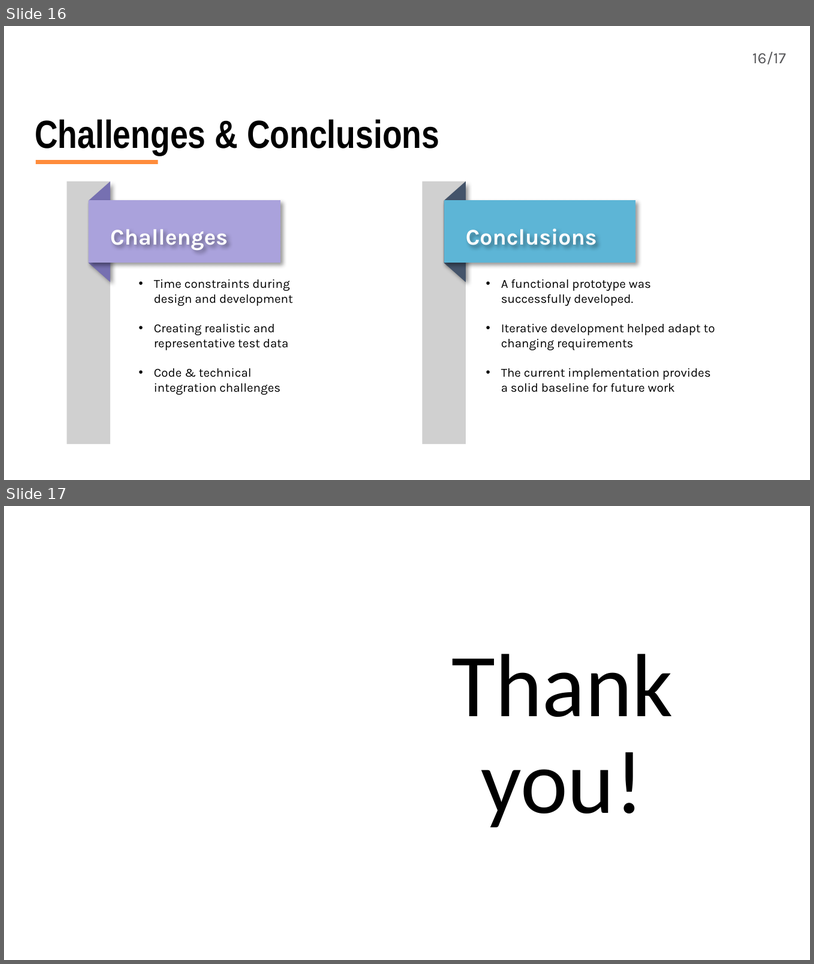
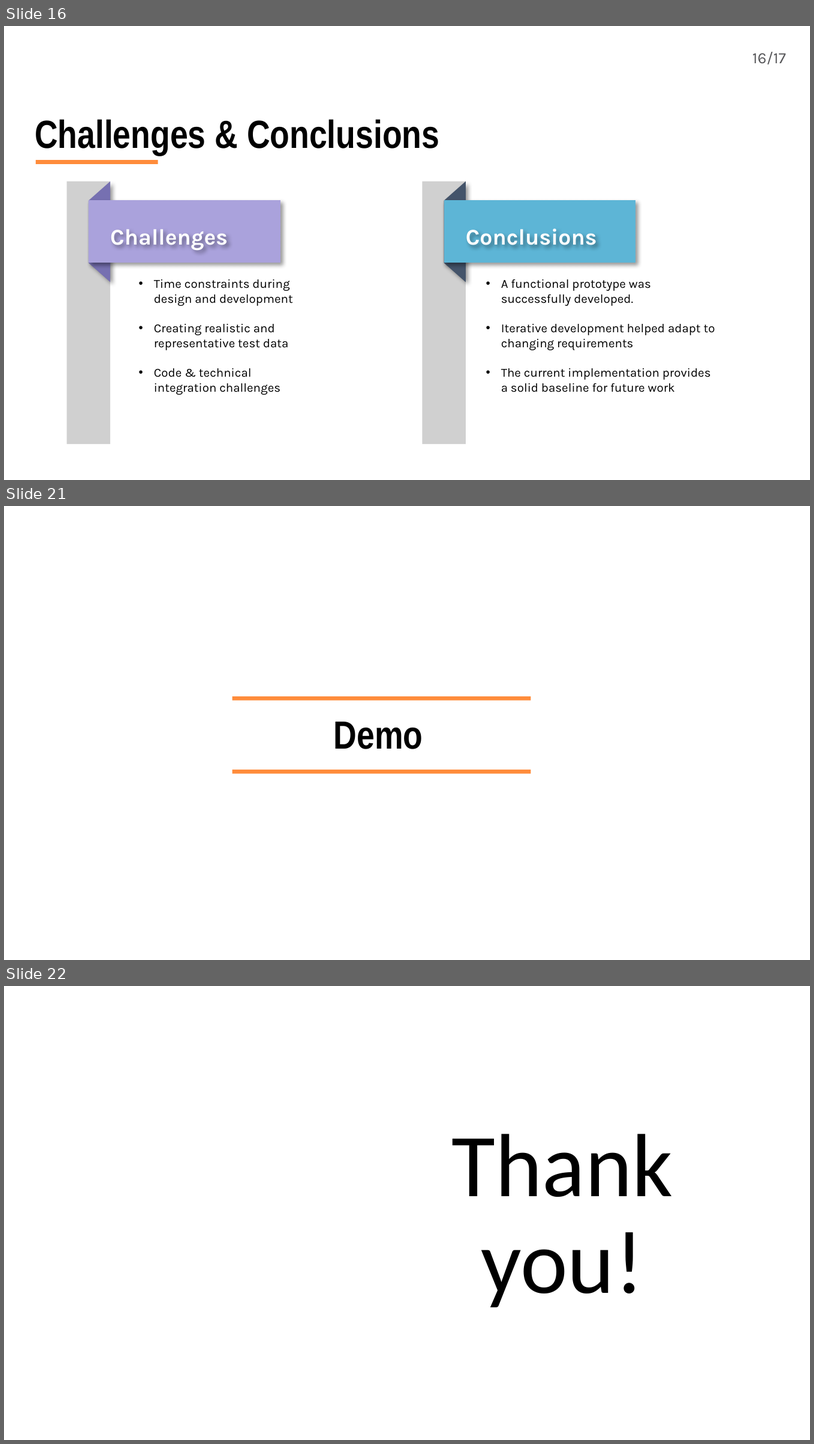
Before and after one commit to JeedaKotob/courseGenie, a slide deck: Fall2025/Deliverable3/Presentation/Deliverabe3_PPT_CourseGenie+.pptx. Shown one above the other, each under a label of ours: slides 16 and 17 before the commit, slides 16, 21 and 22 after it; the slides between them are not shown. The pictures are 814x964 and 814x1444 pixels, drawn with LibreOffice and Linux fonts; fonts in the diff are those of the drawing; grey boxes stand for pictures; background and template pictures are left out. Boxes give left, top, right and bottom in pixels: in the first picture for what was removed or moved away, otherwise in the second. Text is boxed around its words. In the diff, an @@ line names an element or a change of style, - is before the commit and + after.

```diff
--- a/Fall2025/Deliverable3/Presentation/Deliverabe3_PPT_CourseGenie+.pptx
+++ b/Fall2025/Deliverable3/Presentation/Deliverabe3_PPT_CourseGenie+.pptx
@@ slide 21 added at (x1=4, y1=506, x2=810, y2=960), background picture (left out) @@
@@ rectangle added at (x1=232, y1=696, x2=531, y2=700), fill #FF8C3B @@
@@ text added at (x1=334, y1=721, x2=423, y2=749), 35 pt, text #000000, bold @@
+Demo
@@ rectangle added at (x1=232, y1=769, x2=531, y2=774), fill #FF8C3B @@
@@ what was slide 17 is now slide 22 @@
```
Also in this commit, not shown: 4 other slides added, 11 other files.
